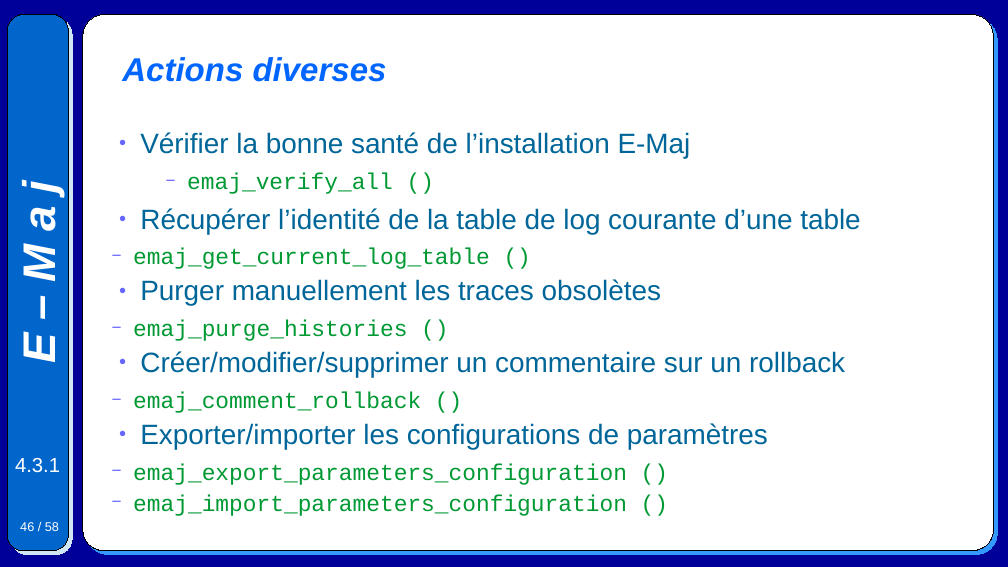
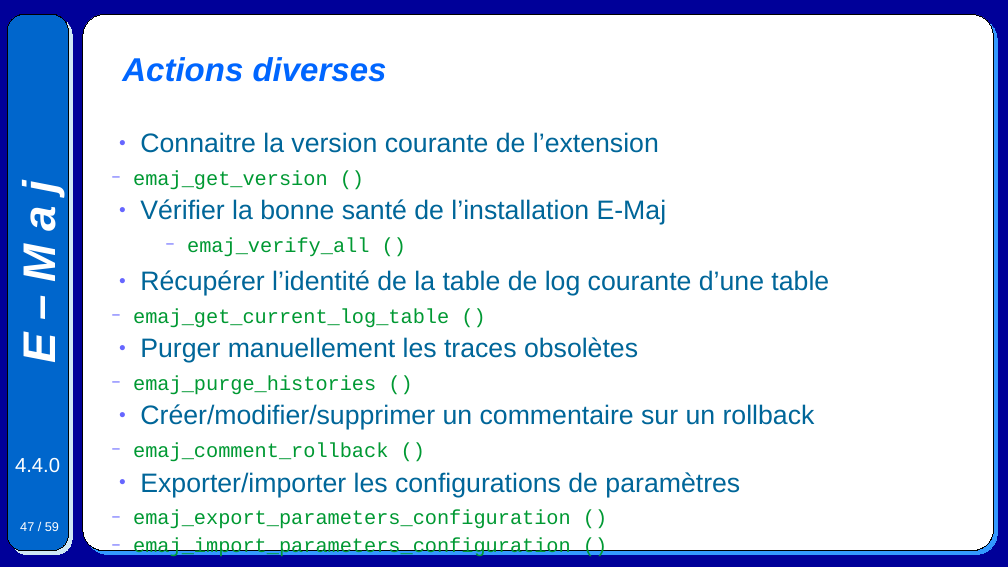
Before and after one commit to beaud76/emaj_doc, a slide deck: slide 47 of Emaj.devel_pres_fr.odp (slide 46 before the commit). Drawn at 1008x567 pixels with LibreOffice and Linux fonts; fonts in the diff are those of the drawing. Boxes give left, top, right and bottom in pixels: in the first picture for what was removed or moved away, otherwise in the second. Text is boxed around its words. In the diff, an @@ line names an element or a change of style, - is before the commit and + after.

```diff
--- a/Emaj.devel_pres_fr.odp
+++ b/Emaj.devel_pres_fr.odp
@@ text at bbox=[133, 132, 659, 190]: paragraphs added @@
+● Connaitre la version courante de l’extension
+  − emaj_get_version ()
@@ text at bbox=[133, 199, 829, 529]: size 22 to 21 pt in "Vérifier la bonne santé de l’installation E-Maj", "Récupérer l’identité de la table de log ...", "Purger manuellement les traces obsolètes", "Créer/modifier/supprimer un commentaire sur un rollback" and 1 more places; size 18 to 16 pt in "emaj_verify_all ()", "emaj_get_current_log_table ()", "emaj_purge_histories ()", "emaj_comment_rollback ()" and 2 more places @@
@@ text at bbox=[15, 458, 60, 473]: text changed @@
-4.3.1
+4.4.0
@@ page number at bbox=[20, 522, 59, 531]: text changed @@
-46 / 58
+47 / 59
```
Also in this commit, not shown: 57 other slides changed, 1 slide added, 45 other files.
